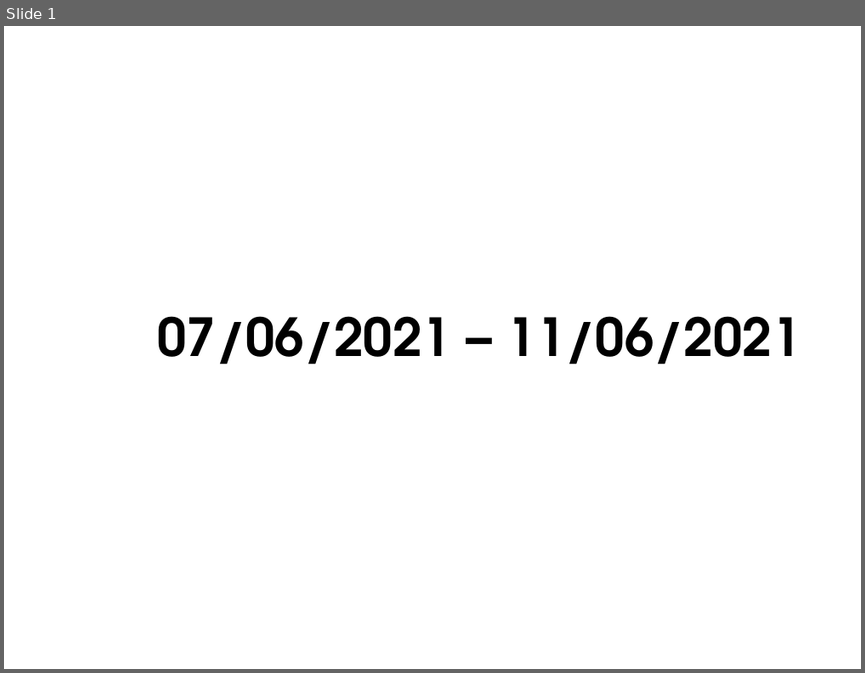
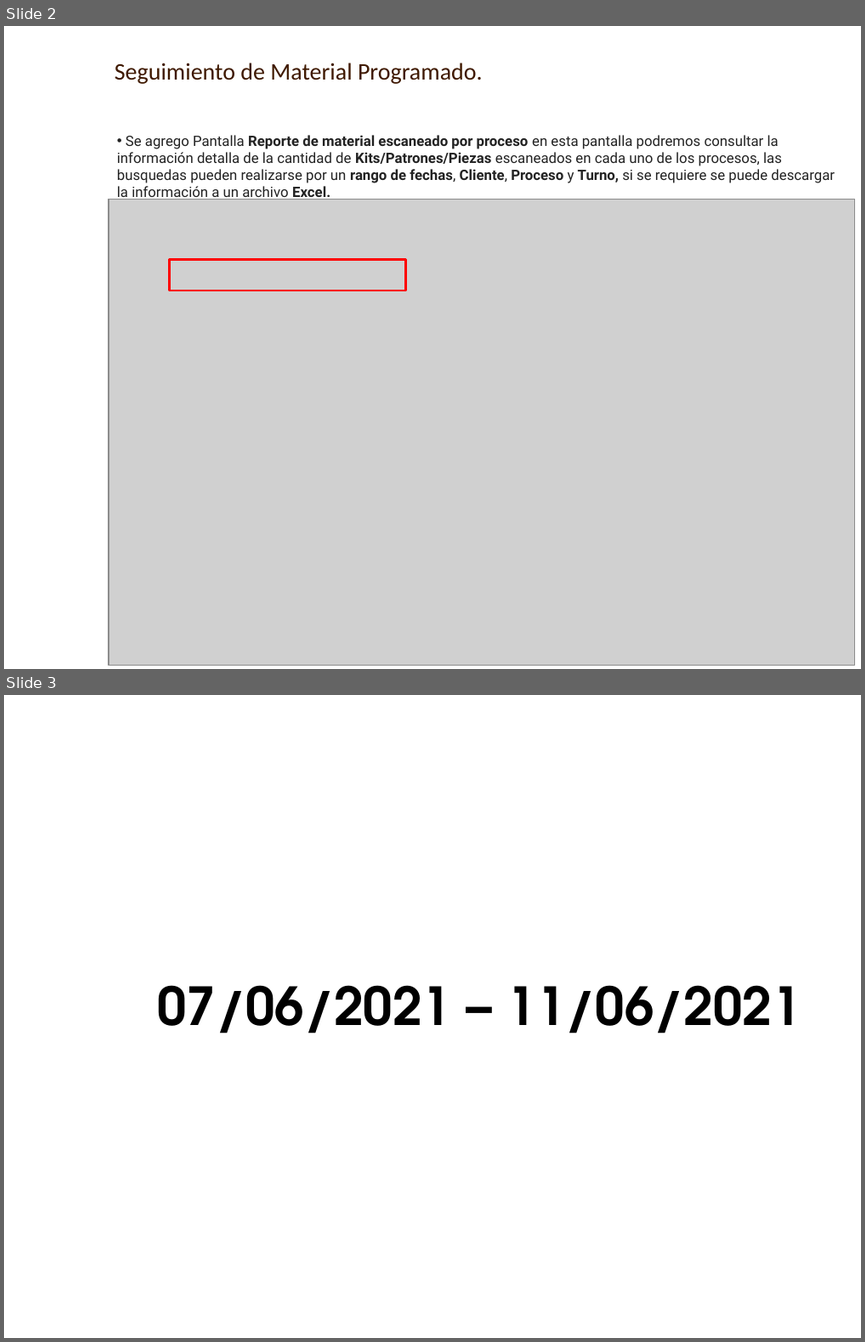
Before and after one commit to AXDELAROSA/PRODUCTION, a slide deck: Seguimiento Material Programado/Docs/[PRD]_Seguimiento_Material_Programado.pptx. Shown one above the other, each under a label of ours: slide 1 before the commit, slides 2 and 3 after it. The pictures are 865x673 and 865x1342 pixels, drawn with LibreOffice and Linux fonts; fonts in the diff are those of the drawing; grey boxes stand for pictures; background and template pictures are left out. Boxes give left, top, right and bottom in pixels: in the first picture for what was removed or moved away, otherwise in the second. Text is boxed around its words. In the diff, an @@ line names an element or a change of style, - is before the commit and + after.

Commit message:
CAMBIOS POR CREACION DE REPORTE DE MATERIAL ESCANEADO EN LOCACIONES

```diff
--- a/Seguimiento Material Programado/Docs/[PRD]_Seguimiento_Material_Programado.pptx
+++ b/Seguimiento Material Programado/Docs/[PRD]_Seguimiento_Material_Programado.pptx
@@ slide 2 added at [4, 26, 861, 669], background picture (left out) @@
@@ text added at [114, 63, 483, 84], 20 pt, text #3F1900 @@
+Seguimiento de Material Programado.
@@ text added at [117, 135, 834, 201], 12 pt, text #222222 @@
+• Se agrego Pantalla Reporte de material escaneado por proceso en esta pantalla podremos consultar la información detalla de la cantidad de Kits/Patrones/Piezas escaneados en cada uno de los procesos, las busquedas pueden realizarse por un rango de fechas, Cliente, Proceso y Turno, si se requiere se puede descargar la información a un archivo Excel.
@@ picture added at [109, 199, 854, 664] @@
@@ rectangle added at [170, 260, 406, 290], outline #FF0000 2 pt @@
@@ what was slide 1 is now slide 3 @@
```
Also in this commit, not shown: 1 other slide added, 2 other files.
